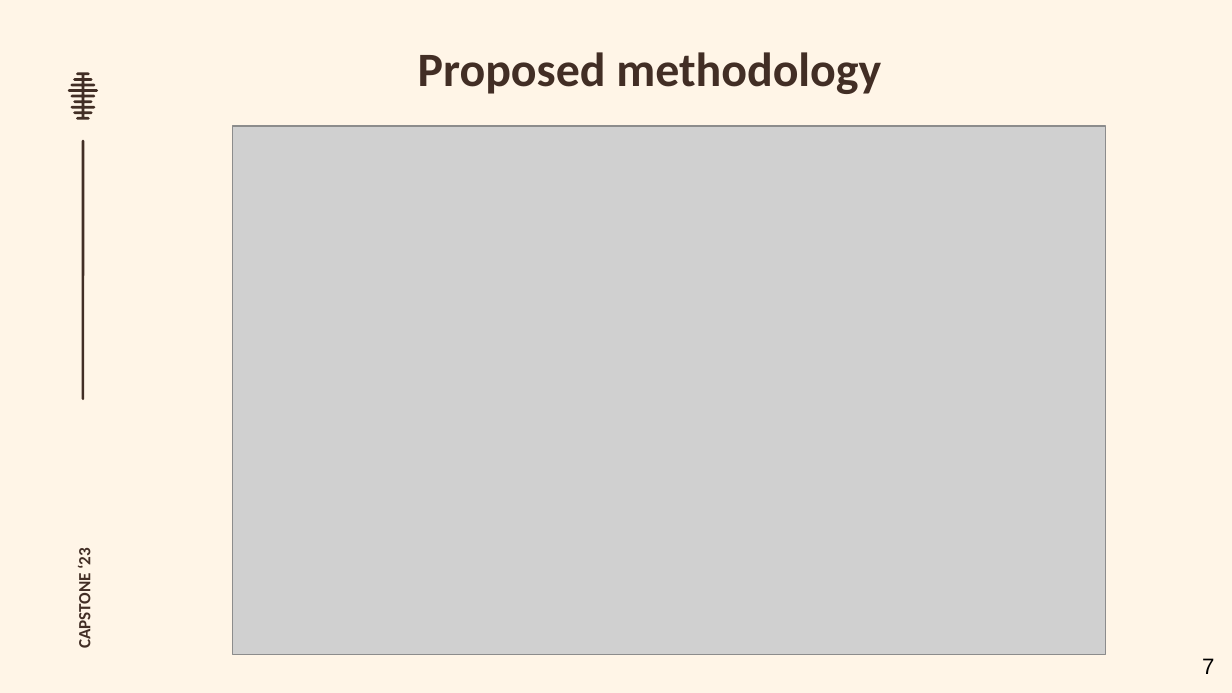
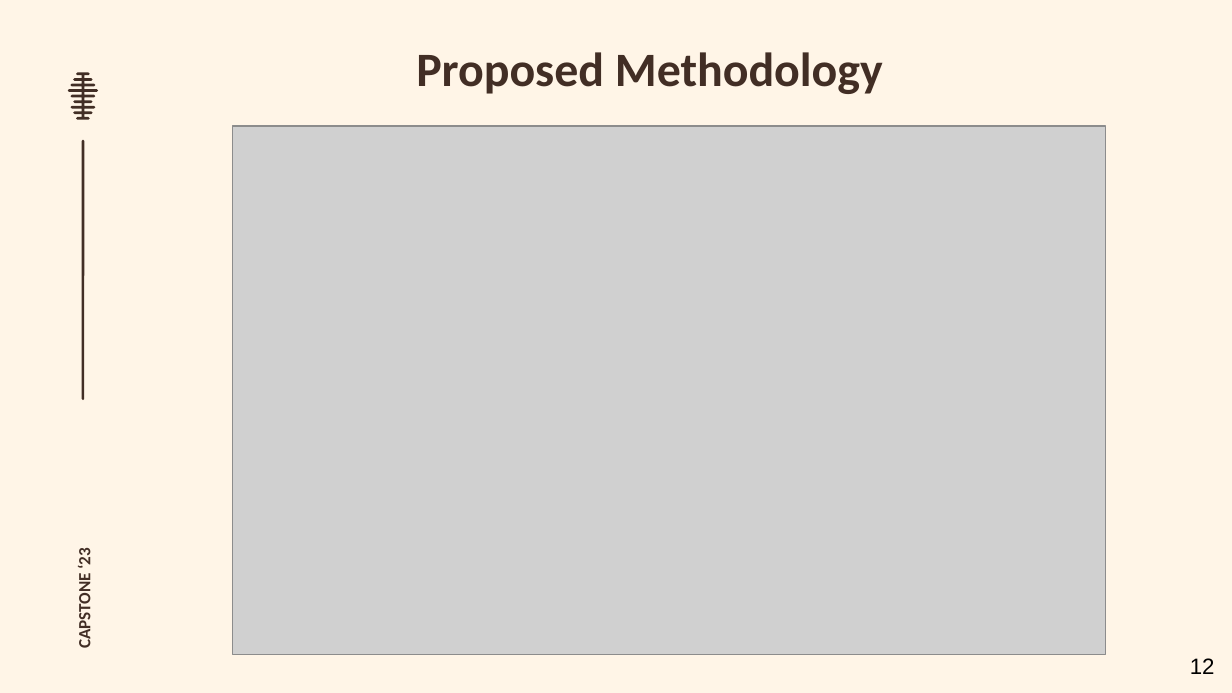
Before and after one commit to dot-ASH/metro-rail-smart-card-system, a slide deck: slide 12 of slide/Capstone.pptx (slide 7 before the commit). Drawn at 1232x693 pixels with LibreOffice and Linux fonts; fonts in the diff are those of the drawing; grey boxes stand for pictures; background and template pictures are left out. Boxes give left, top, right and bottom in pixels: in the first picture for what was removed or moved away, otherwise in the second. Text is boxed around its words. In the diff, an @@ line names an element or a change of style, - is before the commit and + after.

```diff
--- a/slide/Capstone.pptx
+++ b/slide/Capstone.pptx
@@ title at [416, 52, 883, 94]: text changed @@
-Proposed methodology
+Proposed Methodology
@@ page number at [1190, 658, 1215, 674]: text changed @@
-7
+12
```
Also in this commit, not shown: 8 other slides changed, 7 slides added, 1 slide removed, 9 other files.
